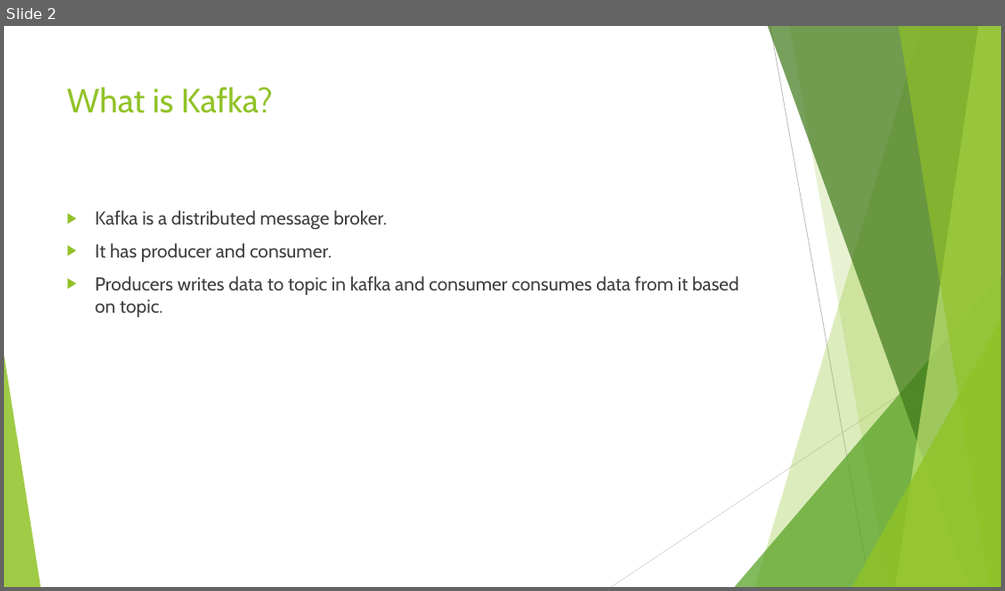
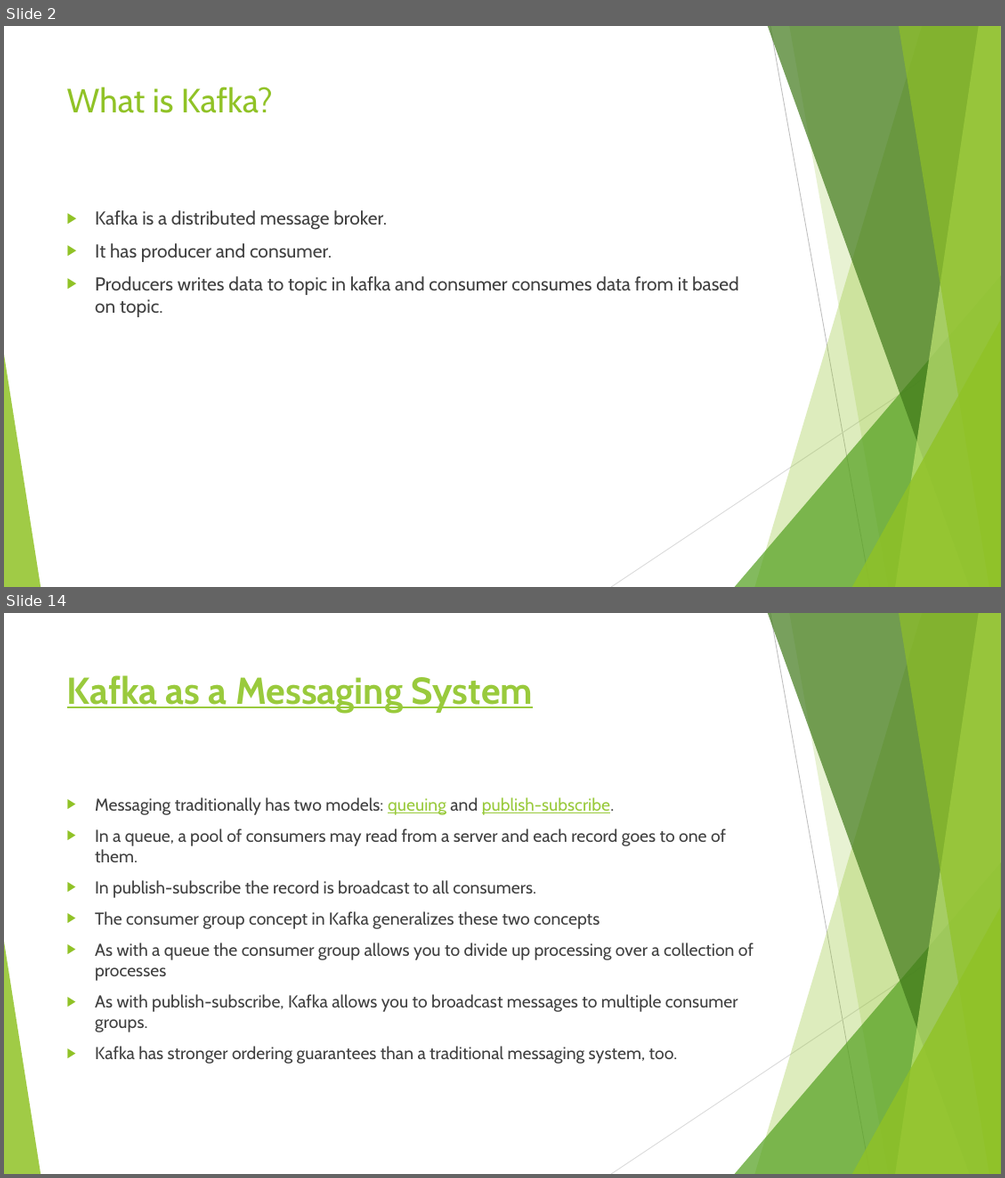
Before and after one commit to ketankk/BDppt, a slide deck: ppt/Kafka.pptx. Shown one above the other, each under a label of ours: slide 2 before the commit, slides 2 and 14 after it; the slides between them are not shown. The pictures are 1005x591 and 1005x1178 pixels, drawn with LibreOffice and Linux fonts; fonts in the diff are those of the drawing. Boxes give left, top, right and bottom in pixels: in the first picture for what was removed or moved away, otherwise in the second. Text is boxed around its words. In the diff, an @@ line names an element or a change of style, - is before the commit and + after.

Commit message:
kafka updated

```diff
--- a/ppt/Kafka.pptx
+++ b/ppt/Kafka.pptx
@@ slide 14 added at [4, 613, 1001, 1174], background #FFFFFF; not listed: 10 template elements that a slide beside it also shows @@
@@ title added at [67, 675, 534, 713], 36 pt, text #99CA3C, bold, underline @@
+Kafka as a Messaging System
@@ text added at [95, 797, 753, 1063], 16.6 pt, text #404040 @@
+▶ Messaging traditionally has two models: queuing and publish-subscribe.
+▶ In a queue, a pool of consumers may read from a server and each record goes to one of them.
+▶ In publish-subscribe the record is broadcast to all consumers.
+▶ The consumer group concept in Kafka generalizes these two concepts
+▶ As with a queue the consumer group allows you to divide up processing over a collection of processes
+▶ As with publish-subscribe, Kafka allows you to broadcast messages to multiple consumer groups.
+▶ Kafka has stronger ordering guarantees than a traditional messaging system, too.
```
Also in this commit, not shown: 15 other slides added, 2 other files.
